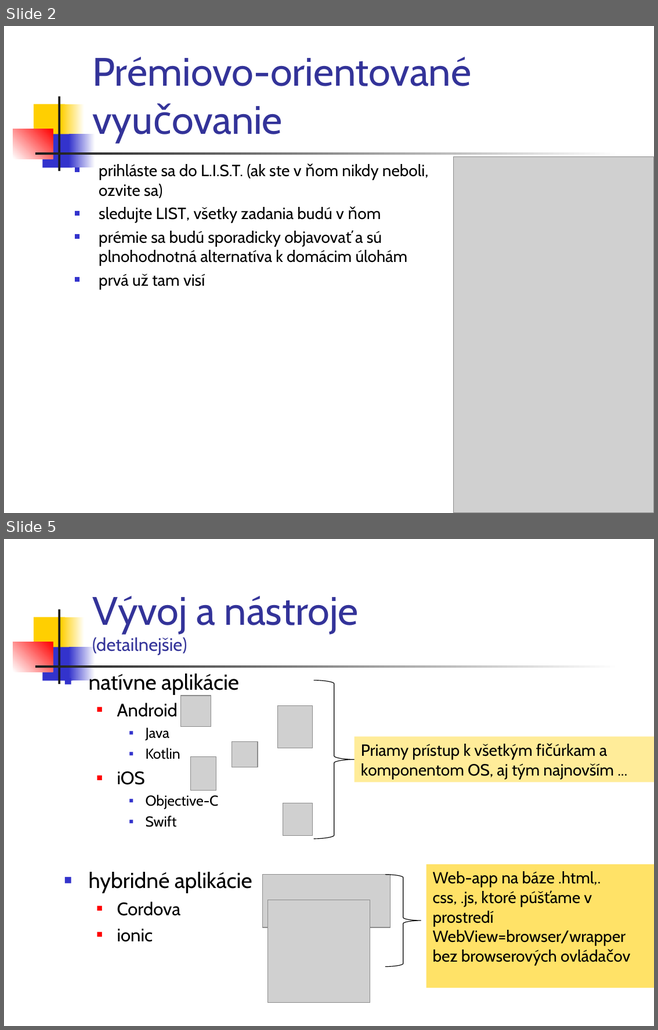
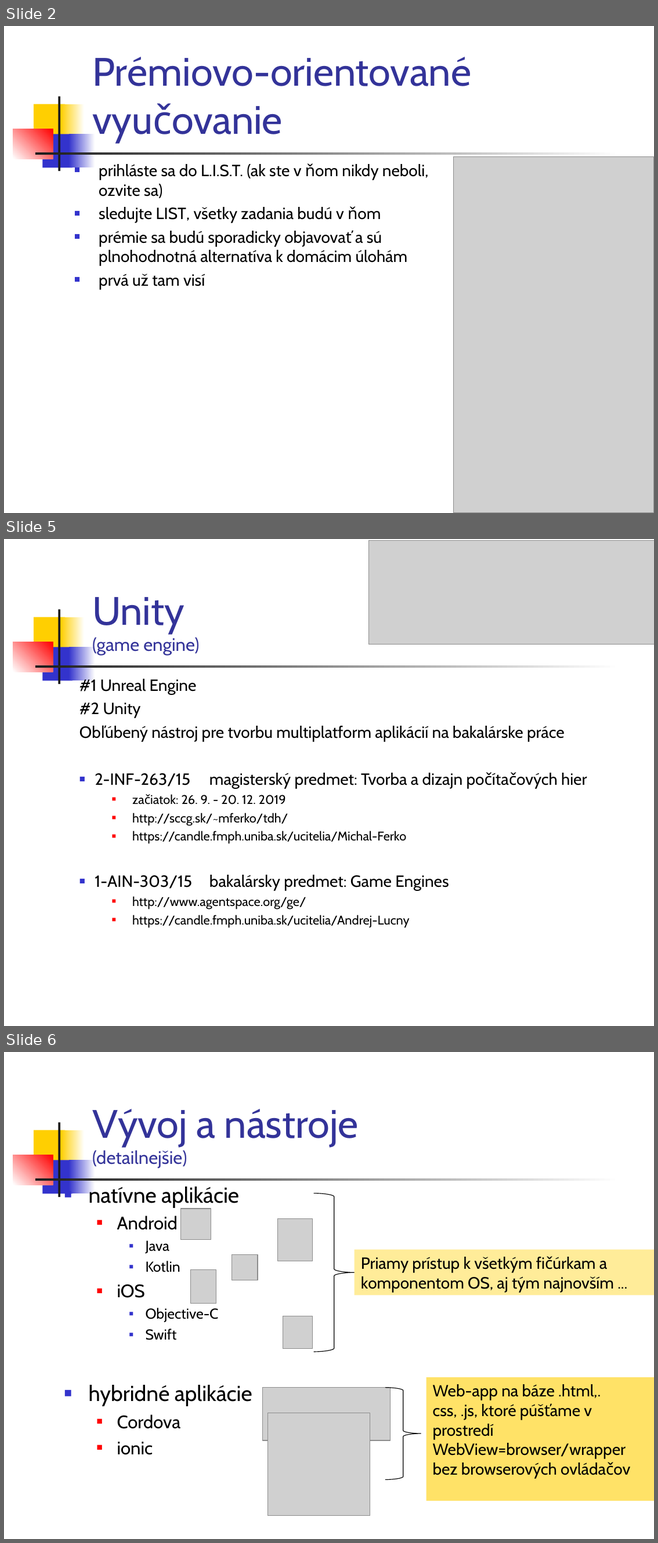
Before and after one commit to vmandro/Prednasky, a slide deck: 01/01_Uvod.ppt. Shown one above the other, each under a label of ours: slides 2 and 5 before the commit, slides 2, 5 and 6 after it; the slides between them are not shown. The pictures are 658x1030 and 658x1543 pixels, drawn with LibreOffice and Linux fonts; fonts in the diff are those of the drawing; grey boxes stand for pictures. Boxes give left, top, right and bottom in pixels: in the first picture for what was removed or moved away, otherwise in the second. Text is boxed around its words. In the diff, an @@ line names an element or a change of style, - is before the commit and + after.

```diff
--- a/01/01_Uvod.ppt
+++ b/01/01_Uvod.ppt
@@ slide 5 added at [4, 539, 654, 1026], background #FFFFFF; not listed: 7 template elements that a slide beside it also shows @@
@@ picture added at [368, 540, 654, 644] @@
@@ title added at [92, 597, 199, 655], 20 pt, text #333399 @@
+Unity
+(game engine)
@@ text added at [79, 677, 564, 928], 18 pt, text #000000 @@
+#1 Unreal Engine
+#2 Unity
+Obľúbený nástroj pre tvorbu multiplatform aplikácií na bakalárske práce
+■ 2-INF-263/15 magisterský predmet: Tvorba a dizajn počítačových hier
+  ■ začiatok: 26. 9. - 20. 12. 2019
+  ■ http://sccg.sk/~mferko/tdh/
+  ■ https://candle.fmph.uniba.sk/ucitelia/Michal-Ferko
+■ 1-AIN-303/15 bakalársky predmet: Game Engines
+  ■ http://www.agentspace.org/ge/
+  ■ https://candle.fmph.uniba.sk/ucitelia/Andrej-Lucny
@@ what was slide 5 is now slide 6 @@
```
Also in this commit, not shown: 3 slides changed, 2 other slides added, 5 other files.
